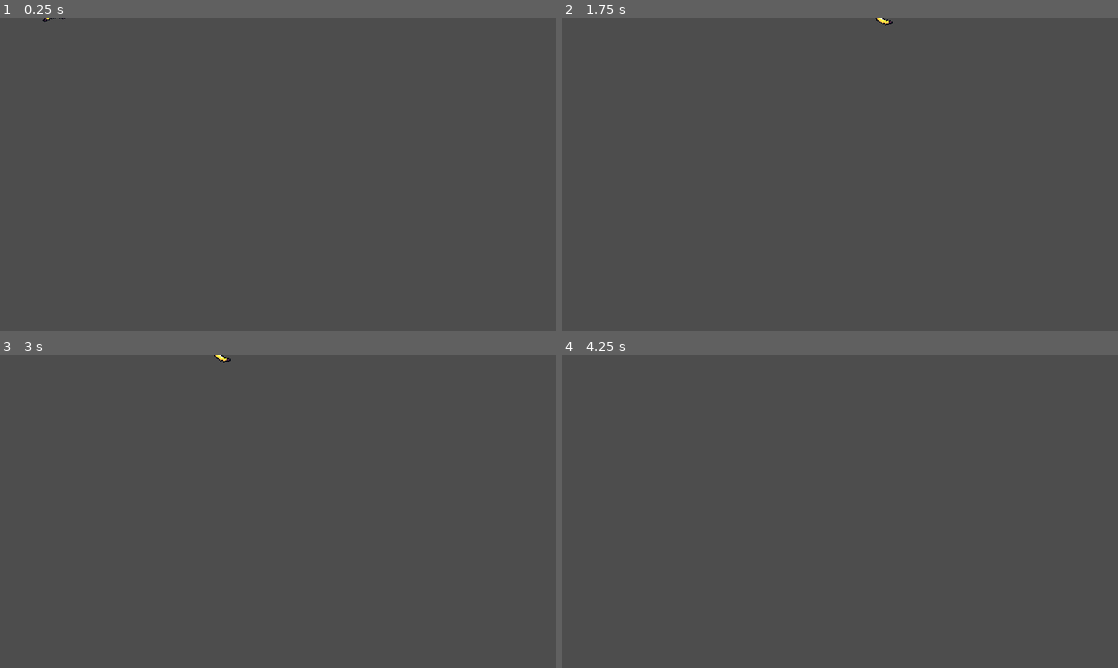
Above: before the commit, frames 1-4 (two rows, left to right).
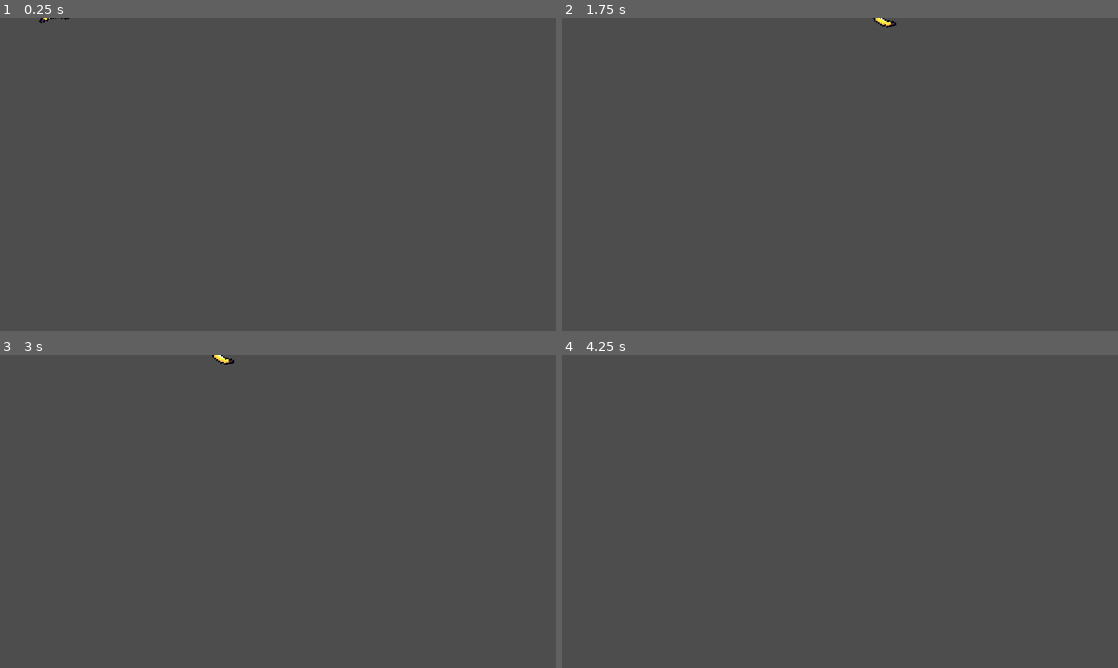
Above: after the commit, the same moments.

Repository: alexg-lviv/FruitTheNinja
Game: Godot game, scene res://src/Projectiles/Banana/Banana.tscn
The game is run twice, just before and just after one commit, with the same random seed, the same clock (stepped at 60 frames per second) and the same inputs. This scene is started directly instead of the project's main scene. The engine's default icon, where the game draws it, is replaced by a stand-in: a white triangle on a blue panel in a dark square.
Inputs (mouse positions are in pixels of both pictures, inside the frame that each line leads up to):
- Up to frame 1 (0.25 s): no input
- Up to frame 2 (1.75 s): move the mouse to (962, 158) at 0.52 s; press the mouse at (962, 158) at 0.53 s; move the mouse to (728, 190) at 1.27 s; release the mouse at (728, 190) at 1.28 s; tap 1 (projectile_1) at 1.35 s; click (728, 190) at 1.42 s
- Up to frame 3 (3 s): move the mouse to (333, 442) at 2.02 s; tap 2 (projectile_2) at 2.1 s; click (333, 442) at 2.17 s; move the mouse to (250, 574) at 2.77 s; tap 3 (projectile_3) at 2.85 s; click (250, 574) at 2.92 s
- Up to frame 4 (4.25 s): move the mouse to (1006, 558) at 3.52 s; tap 4 (projectile_4) at 3.6 s; click (1006, 558) at 3.67 s

The runs differ from the first frame. In frame 1, less than 0.1% of the frame differs, in the area x 7-13%, y 0-2%; in frame 2, less than 0.1%, in the area x 55-61%, y 0-4%; in frame 3, less than 0.1%; in frame 4, nothing differs.

Commit message:
FIXES SHIT

Diff:
--- a/src/GameField/MainScene.gd
+++ b/src/GameField/MainScene.gd
@@ -216,7 +216,7 @@
 	$LifetimePlayer.play("add_hp")
 	var tween = create_tween()
 	tween.tween_property($LifetimeProgress, "value", $LifetimeProgress.value + damage * combo, 0.5)
-	time_scalar -= damage * combo / 40.
+	#time_scalar -= damage * combo / 40.
 
 	$ScoreLabel.set_label(str(Combos.score))
 
--- a/src/Projectiles/Banana/Banana.tscn
+++ b/src/Projectiles/Banana/Banana.tscn
@@ -59,7 +59,7 @@
 shape = SubResource("CircleShape2D_i3fqu")
 
 [node name="Sprite2D" parent="." index="1"]
-scale = Vector2(3, 3)
+scale = Vector2(4, 4)
 texture = ExtResource("3_yds8g")
 
 [node name="VisibleOnScreenNotifier2D" parent="." index="4"]
@@ -78,9 +78,9 @@
 
 [node name="LeftPiece" parent="SplitPieces" index="0"]
 material = SubResource("ShaderMaterial_c6nh2")
-scale = Vector2(3, 3)
+scale = Vector2(4, 4)
 texture = ExtResource("3_yds8g")
 
 [node name="RightPiece" parent="SplitPieces" index="1"]
-scale = Vector2(3, 3)
+scale = Vector2(4, 4)
 texture = ExtResource("3_yds8g")
--- a/src/ProjectilesLauncher/Launcher.tscn
+++ b/src/ProjectilesLauncher/Launcher.tscn
@@ -12,6 +12,8 @@
 grow_horizontal = 2
 grow_vertical = 2
 script = ExtResource("1_2ceaw")
+
+[node name="ProjectileTrajectory" parent="." instance=ExtResource("3_vywmd")]
 
 [node name="Position" type="Control" parent="."]
 layout_mode = 1
@@ -53,6 +55,4 @@
 ignore_texture_size = true
 stretch_mode = 5
 
-[node name="ProjectileTrajectory" parent="." instance=ExtResource("3_vywmd")]
-
 [connection signal="gui_input" from="." to="." method="_on_gui_input"]
